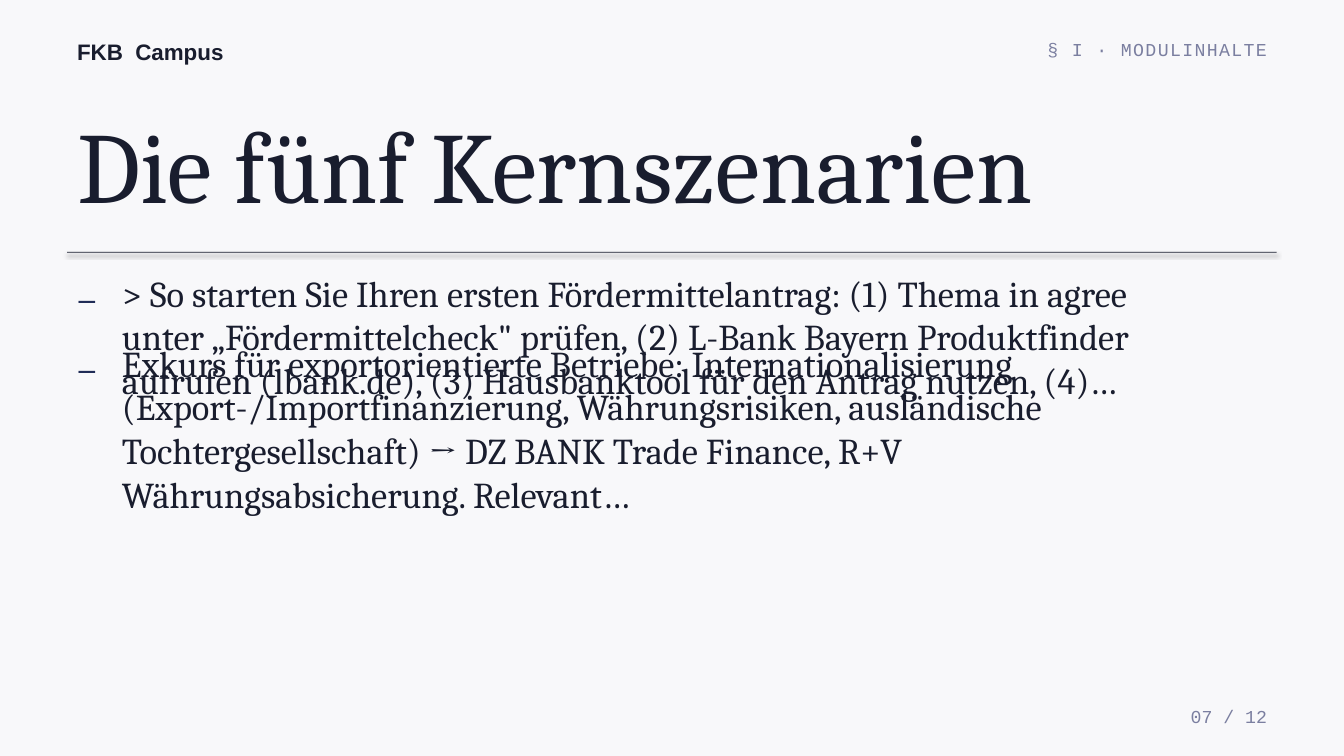
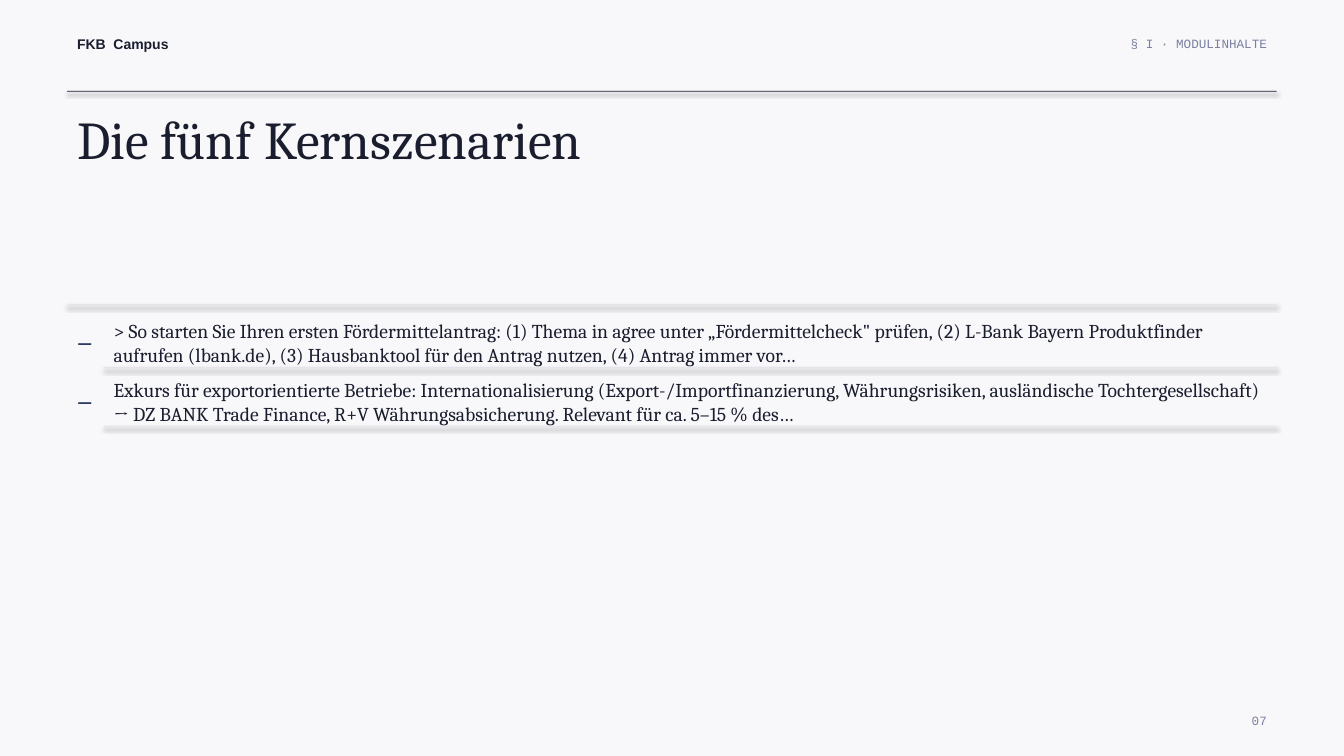
Before and after one commit to ck5rqc47pr-byte/firmenkundenakademie-online, a slide deck: slide 7 of public/downloads/praesentation/M03.pptx. Drawn at 1344x756 pixels with LibreOffice and Linux fonts; fonts in the diff are those of the drawing. Boxes give left, top, right and bottom in pixels: in the first picture for what was removed or moved away, otherwise in the second. Text is boxed around its words. In the diff, an @@ line names an element or a change of style, - is before the commit and + after.

```diff
--- a/public/downloads/praesentation/M03.pptx
+++ b/public/downloads/praesentation/M03.pptx
@@ text "FKB Campus" at [77, 39, 168, 52]: size 16 to 10 pt @@
@@ text "§ I · MODULINHALTE": place and size @@
-text "§ I · MODULINHALTE" at [1072, 44, 1267, 56]
+text "§ I · MODULINHALTE" at [1146, 39, 1267, 48]
@@ text "§ I · MODULINHALTE" at [1146, 39, 1267, 48]: size 13 to 9 pt, letter spacing 1 to 0 pt @@
@@ text "Die fünf Kernszenarien" at [77, 121, 581, 160]: size 72 to 38 pt @@
@@ rectangle added at [68, 91, 1277, 92], fill #191D2E @@
@@ text "–": place and size @@
-text "–" at [68, 339, 101, 378]
+text "–" at [68, 318, 96, 357]
@@ text "–" at [68, 318, 96, 357]: size 28 to 22 pt @@
@@ rectangle: place and size @@
-rectangle at [68, 252, 1277, 253]
+rectangle at [68, 304, 1277, 306]
@@ rectangle at [68, 304, 1277, 306]: fill #191D2E to #E0E0E8 @@
@@ text at [114, 324, 1203, 367]: text changed; size 26 to 14 pt @@
-> So starten Sie Ihren ersten Fördermittelantrag: (1) Thema in agree unter „Fördermittelcheck" prüfen, (2) L-Bank Bayern Produktfinder aufrufen (lbank.de), (3) Hausbanktool für den Antrag nutzen, (4)…
+> So starten Sie Ihren ersten Fördermittelantrag: (1) Thema in agree unter „Fördermittelcheck" prüfen, (2) L-Bank Bayern Produktfinder aufrufen (lbank.de), (3) Hausbanktool für den Antrag nutzen, (4) Antrag immer vor…
@@ text "–" at [68, 376, 96, 415]: size 28 to 22 pt @@
@@ text "–": place and size @@
-text "–" at [68, 269, 101, 309]
+text "–" at [68, 376, 96, 415]
@@ rectangle added at [104, 368, 1277, 369], fill #E0E0E8 @@
@@ text at [133, 383, 1259, 426]: text changed; size 26 to 14 pt @@
-Exkurs für exportorientierte Betriebe: Internationalisierung (Export-/Importfinanzierung, Währungsrisiken, ausländische Tochtergesellschaft) → DZ BANK Trade Finance, R+V Währungsabsicherung. Relevant…
+Exkurs für exportorientierte Betriebe: Internationalisierung (Export-/Importfinanzierung, Währungsrisiken, ausländische Tochtergesellschaft) → DZ BANK Trade Finance, R+V Währungsabsicherung. Relevant für ca. 5–15 % des…
@@ rectangle added at [104, 426, 1277, 427], fill #E0E0E8 @@
@@ text at [1252, 716, 1267, 725]: text changed; size 13 to 9 pt @@
-07 / 12
+07
```
Also in this commit, not shown: 15 other slides changed, 1 slide added, 2 slides removed, 21 other files.
